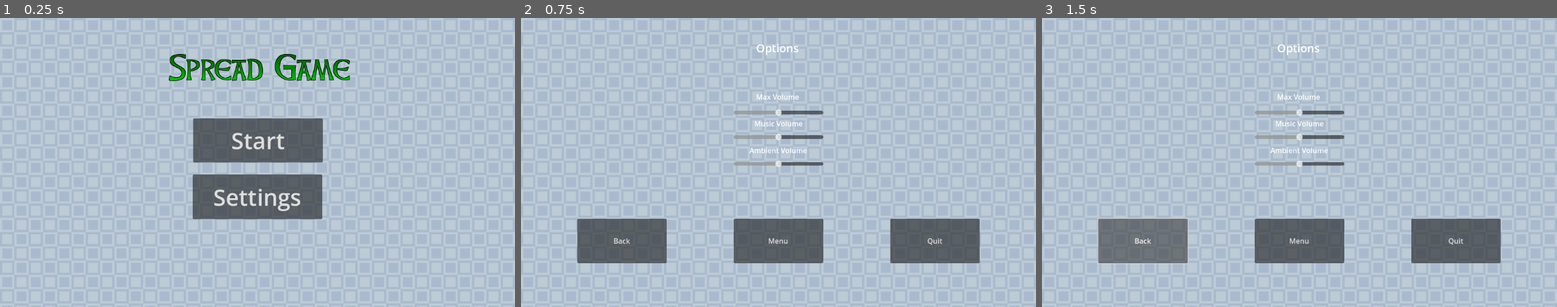
Above: before the commit, frames 1-3 (left to right).
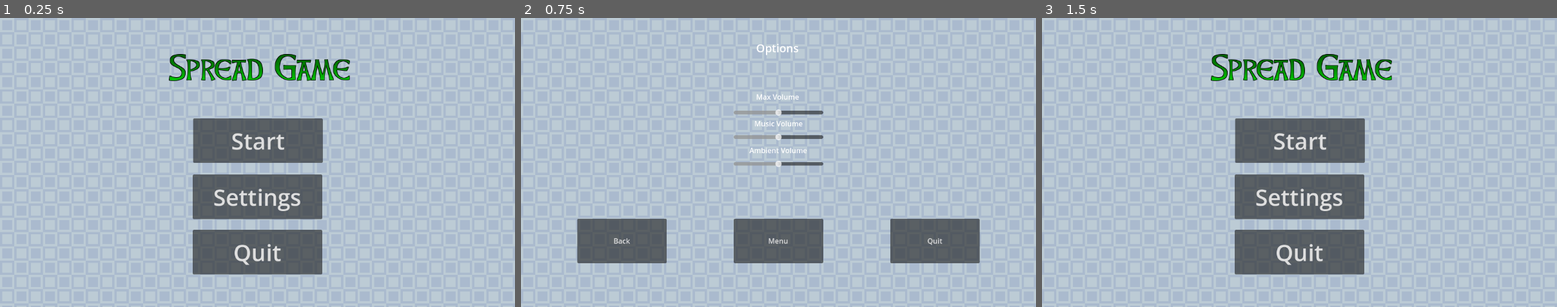
Above: after the commit, the same moments.

Repository: zamolnar/Spread-Game
Game: Godot game, scene res://scenesAndScripts/Title_screen.tscn
Same seed, same stepped clock (60 frames per second), same inputs: the game is played once before the commit and once after it.
Inputs:
- Up to frame 1 (0.25 s): no input
- Up to frame 2 (0.75 s): click "Settings" at 0.5 s
- Up to frame 3 (1.5 s): click "Back" at 1.25 s

The runs differ from the first frame. In frame 1, 4.0% of the frame differs, in the area x 37-63%, y 39-89%; in frame 2, nothing differs; in frame 3, 18%, in the area x 10-90%, y 8-89%.

Commit message:
Fixed volume bugs / added some more buttons / global variables
Made prev scene button work between title screen and settings screen, also added buttons in said scenes. Made a global var script to hold volume levels and prev scene

Diff:
--- a/project.godot
+++ b/project.godot
@@ -14,6 +14,10 @@
 run/main_scene="res://scenesAndScripts/Title_screen.tscn"
 config/features=PackedStringArray("4.2", "Forward Plus")
 config/icon="res://icon.svg"
+
+[autoload]
+
+GlobalVar="*res://scenesAndScripts/Global_var.gd"
 
 [display]
 
--- a/scenesAndScripts/Dungeon.gd
+++ b/scenesAndScripts/Dungeon.gd
@@ -29,6 +29,8 @@
 func _ready():
 	randomize()
 	create_rooms()
+	#changes volume to player pref
+	AudioServer.set_bus_volume_db(1,linear_to_db(GlobalVar.MusicVol))
 
 
 #control flow for imaging
--- a/scenesAndScripts/Dungeon.tscn
+++ b/scenesAndScripts/Dungeon.tscn
@@ -1,7 +1,8 @@
-[gd_scene load_steps=5 format=3 uid="uid://ddhij3kemm1j6"]
+[gd_scene load_steps=6 format=3 uid="uid://ddhij3kemm1j6"]
 
 [ext_resource type="Script" path="res://scenesAndScripts/Dungeon.gd" id="1_djrhe"]
 [ext_resource type="Texture2D" uid="uid://cvu7dvyjrejb3" path="res://Assets/placeholderArt/Terrain (16x16).png" id="2_1rrfo"]
+[ext_resource type="AudioStream" uid="uid://b5hku5gldt0hj" path="res://Assets/music/Pirate_Level_active.wav" id="3_uw5ib"]
 
 [sub_resource type="TileSetAtlasSource" id="TileSetAtlasSource_3ql7h"]
 texture = ExtResource("2_1rrfo")
@@ -456,3 +457,8 @@
 tile_set = SubResource("TileSet_yrg8l")
 rendering_quadrant_size = 32
 format = 2
+
+[node name="AudioStreamPlayer" type="AudioStreamPlayer" parent="."]
+stream = ExtResource("3_uw5ib")
+autoplay = true
+bus = &"Active"
--- /dev/null
+++ b/scenesAndScripts/Global_var.gd
@@ -0,0 +1,6 @@
+extends Node
+
+var PrevScene = null
+var MaxVol = .5
+var MusicVol = .5
+var AmbVol = .5
--- a/scenesAndScripts/Title_screen.gd
+++ b/scenesAndScripts/Title_screen.gd
@@ -3,6 +3,10 @@
 
 # Called when the node enters the scene tree for the first time.
 func _ready():
+	#set volume to 50 to not blast ears
+	print(GlobalVar.MusicVol)
+
+	AudioServer.set_bus_volume_db(3,linear_to_db(GlobalVar.MusicVol))
 	pass # Replace with function body.
 
 
@@ -14,7 +18,12 @@
 func _on_button_pressed():
 	get_tree().change_scene_to_file("res://scenesAndScripts/Dungeon.tscn")
 
-
+#function to open settings scene from title
 func _on_settings_button_pressed():
+	GlobalVar.PrevScene = get_tree().current_scene.name
 	get_tree().change_scene_to_file("res://scenesAndScripts/settings_screen.tscn")
 	pass # Replace with function body.
+
+func _on_quit_button_pressed():
+	get_tree().quit()
+	pass # Replace with function body.
--- a/scenesAndScripts/Title_screen.tscn
+++ b/scenesAndScripts/Title_screen.tscn
@@ -1,8 +1,9 @@
-[gd_scene load_steps=4 format=3 uid="uid://be3ux2a14cdqh"]
+[gd_scene load_steps=5 format=3 uid="uid://be3ux2a14cdqh"]
 
 [ext_resource type="Script" path="res://scenesAndScripts/Title_screen.gd" id="1_lme83"]
 [ext_resource type="Texture2D" uid="uid://c7oe8b2dmp4t8" path="res://Assets/placeholderArt/Blue.png" id="2_vaewm"]
 [ext_resource type="Texture2D" uid="uid://dde16i7otk6mo" path="res://Assets/placeholderArt/spreadGameImage.png" id="3_2ogqm"]
+[ext_resource type="AudioStream" uid="uid://db2g4pmlo8n51" path="res://Assets/music/Pirate_Title.wav" id="4_3lbgl"]
 
 [node name="TitleScreen" type="Node"]
 script = ExtResource("1_lme83")
@@ -36,7 +37,7 @@
 offset_left = -144.0
 offset_top = -99.0
 offset_right = 146.0
-offset_bottom = -0.000732422
+offset_bottom = 1.0
 grow_horizontal = 2
 grow_vertical = 2
 theme_override_font_sizes/font_size = 51
@@ -57,5 +58,26 @@
 theme_override_font_sizes/font_size = 51
 text = "Settings"
 
+[node name="TitleMusic" type="AudioStreamPlayer" parent="."]
+stream = ExtResource("4_3lbgl")
+autoplay = true
+bus = &"Title"
+
+[node name="QuitButton" type="Button" parent="."]
+anchors_preset = 8
+anchor_left = 0.5
+anchor_top = 0.5
+anchor_right = 0.5
+anchor_bottom = 0.5
+offset_left = -145.0
+offset_top = 151.0
+offset_right = 145.0
+offset_bottom = 251.0
+grow_horizontal = 2
+grow_vertical = 2
+theme_override_font_sizes/font_size = 51
+text = "Quit"
+
 [connection signal="pressed" from="Button" to="." method="_on_button_pressed"]
 [connection signal="pressed" from="SettingsButton" to="." method="_on_settings_button_pressed"]
+[connection signal="pressed" from="QuitButton" to="." method="_on_quit_button_pressed"]
--- a/scenesAndScripts/settings_screen.gd
+++ b/scenesAndScripts/settings_screen.gd
@@ -2,14 +2,26 @@
 
 #also got to change music depending on if the go into settings (Active vs Inactive)
 
+func _ready():
+	_on_max_volume_slider_value_changed(GlobalVar.MaxVol)
+	$Control/MaxVolumeSlider.value = GlobalVar.MaxVol
+	_on_music_volume_slider_value_changed(GlobalVar.MusicVol)
+	$Control/MusicVolumeSlider.value = GlobalVar.MusicVol
+	pass
+
 #sets the bus volume by passing a float from slider into db value
 func _set_bus_volume(bus_index: int, value: float) -> void:
 	AudioServer.set_bus_volume_db(bus_index, linear_to_db(value))
-	AudioServer.set_bus_mute(bus_index, value < 1)
+	AudioServer.set_bus_mute(bus_index, value < .05)
 
 #back to game
 func _on_back_button_pressed():
-	#return to dungeon scene
+	#return to prev scene
+	print(GlobalVar.PrevScene)
+	if (GlobalVar.PrevScene == "TitleScreen"):
+		get_tree().change_scene_to_file("res://scenesAndScripts/Title_screen.tscn")
+	if (GlobalVar.PrevScene == "Dungeon"):
+		get_tree().change_scene_to_file("res://scenesAndScripts/Dungeon.tscn")
 	pass # Replace with function body.
 
 #quit out of game
@@ -24,7 +36,7 @@
 
 #change max volume (change every audio bus)
 func _on_max_volume_slider_value_changed(value):
-
+	_set_bus_volume(0, value)
 	pass # Replace with function body.
 
 #change music volume related busses
@@ -33,6 +45,7 @@
 	_set_bus_volume(2, value)
 	_set_bus_volume(3, value)
 	_set_bus_volume(4, value)
+	GlobalVar.MusicVol = value
 	pass # Replace with function body.
 
 #change ambient volume related busses
--- a/scenesAndScripts/settings_screen.tscn
+++ b/scenesAndScripts/settings_screen.tscn
@@ -11,23 +11,23 @@
 
 [node name="ActiveMusicBus" type="AudioStreamPlayer2D" parent="."]
 stream = ExtResource("3_acoc3")
-volume_db = -40.0
+volume_db = 1.0
 bus = &"Active"
 
 [node name="InactiveMusicBus" type="AudioStreamPlayer2D" parent="."]
 stream = ExtResource("3_6i453")
-volume_db = -40.0
+volume_db = 1.0
 autoplay = true
 bus = &"Inactive"
 
 [node name="TitleMusicBus" type="AudioStreamPlayer2D" parent="."]
 stream = ExtResource("4_foqg4")
-volume_db = -40.0
+volume_db = 1.0
 bus = &"Title"
 
 [node name="BossMusicBus" type="AudioStreamPlayer2D" parent="."]
 stream = ExtResource("3_acoc3")
-volume_db = -40.0
+volume_db = 1.0
 bus = &"Boss"
 
 [node name="Control" type="Control" parent="."]
@@ -99,8 +99,9 @@
 grow_horizontal = 2
 grow_vertical = 2
 size_flags_vertical = 3
+max_value = 1.0
 step = 0.01
-value = 50.0
+value = 0.5
 
 [node name="MusicVolume" type="Label" parent="Control"]
 layout_mode = 1
@@ -133,8 +134,9 @@
 grow_horizontal = 2
 grow_vertical = 2
 size_flags_vertical = 3
+max_value = 1.0
 step = 0.01
-value = 50.0
+value = 0.5
 
 [node name="AmbientVolume" type="Label" parent="Control"]
 layout_mode = 1
@@ -167,8 +169,9 @@
 grow_horizontal = 2
 grow_vertical = 2
 size_flags_vertical = 3
+max_value = 1.0
 step = 0.01
-value = 50.0
+value = 0.5
 
 [node name="BackButton" type="Button" parent="Control"]
 layout_direction = 1
@@ -218,6 +221,8 @@
 text = "Menu
 "
 
+[node name="MaxVolumeBus" type="AudioStreamPlayer" parent="."]
+
 [connection signal="drag_ended" from="Control/MaxVolumeSlider" to="." method="_on_max_volume_slider_drag_ended"]
 [connection signal="value_changed" from="Control/MaxVolumeSlider" to="." method="_on_max_volume_slider_value_changed"]
 [connection signal="drag_ended" from="Control/MusicVolumeSlider" to="." method="_on_music_volume_slider_drag_ended"]
